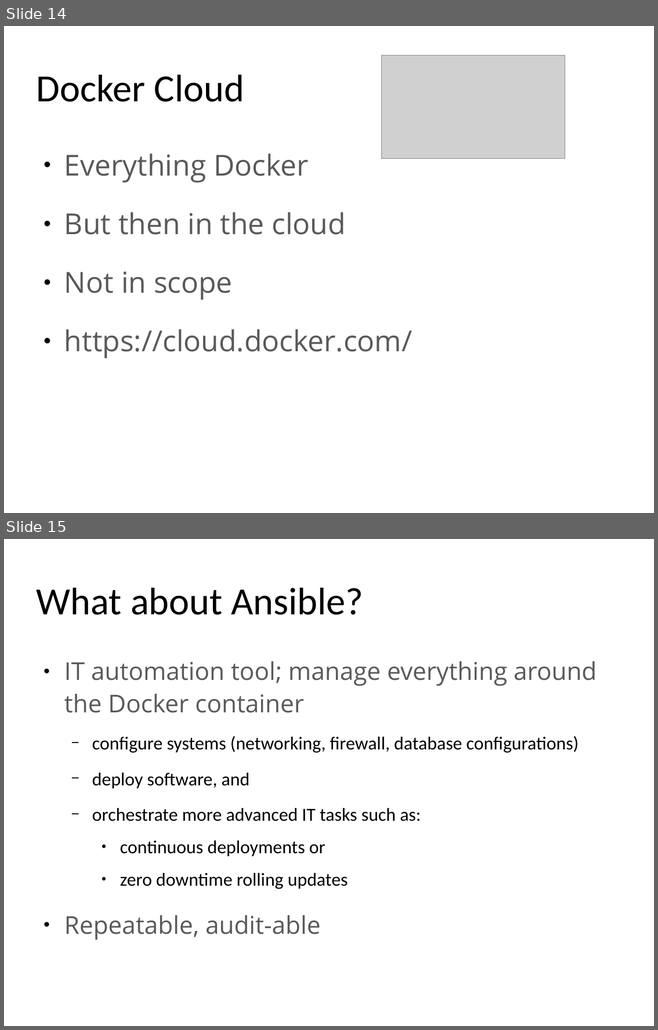
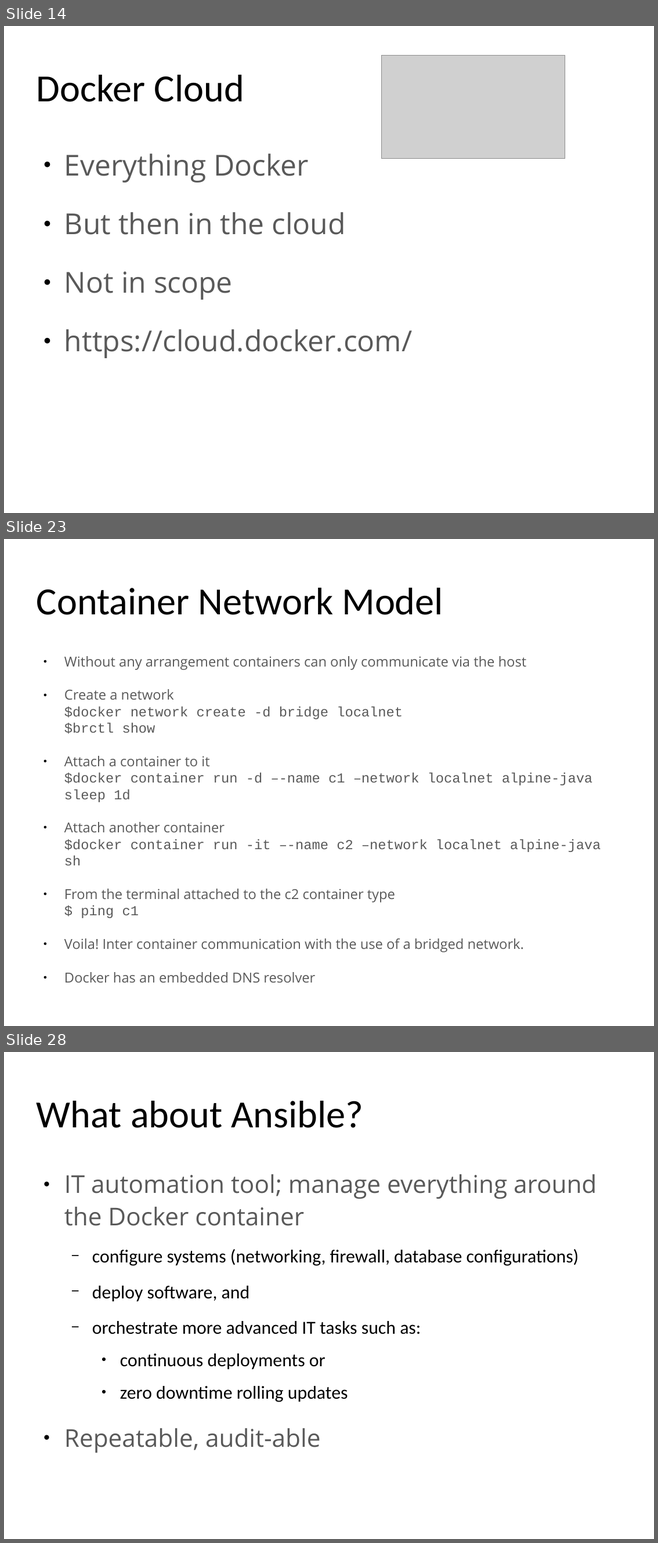
Before and after one commit to yeronimuz/gossip, a slide deck: presentation/docker_for_java_v1.0.odp. Shown one above the other, each under a label of ours: slides 14 and 15 before the commit, slides 14, 23 and 28 after it; the slides between them are not shown. The pictures are 658x1030 and 658x1543 pixels, drawn with LibreOffice and Linux fonts; fonts in the diff are those of the drawing; grey boxes stand for pictures; background and template pictures are left out. Boxes give left, top, right and bottom in pixels: in the first picture for what was removed or moved away, otherwise in the second. Text is boxed around its words. In the diff, an @@ line names an element or a change of style, - is before the commit and + after.

```diff
--- a/presentation/docker_for_java_v1.0.odp
+++ b/presentation/docker_for_java_v1.0.odp
@@ slide 23 added at [4,539,654,1026], background #FFFFFF @@
@@ title added at [36,588,443,615], 47 pt, text #000000 @@
+Container Network Model
@@ text added at [64,656,600,953], 16.8 pt, text #595959 @@
+● Without any arrangement containers can only communicate via the host
+● Create a network
+  $docker network create -d bridge localnet
+  $brctl show
+● Attach a container to it
+  $docker container run -d –-name c1 –network localnet alpine-java sleep 1d
+● Attach another container
+  $docker container run -it –-name c2 –network localnet alpine-java sh
+● From the terminal attached to the c2 container type
+  $ ping c1
+● Voila! Inter container communication with the use of a bridged network.
+● Docker has an embedded DNS resolver
@@ what was slide 15 is now slide 28 @@
```
Also in this commit, not shown: 5 slides changed, 17 other slides added.
